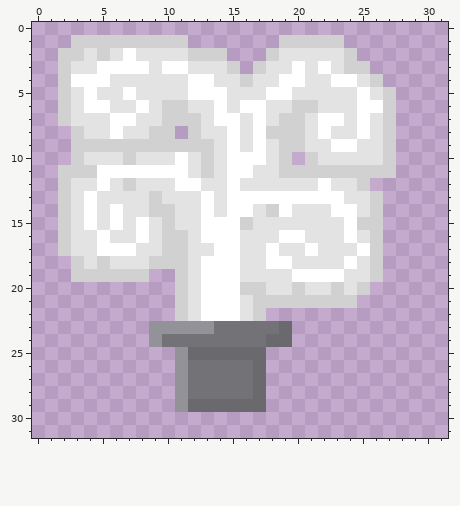
File history of a pixel-art sprite, Images/vapor_icon.png. The picture above is the old version.
The file is 32x32 pixels.
And afterwards:
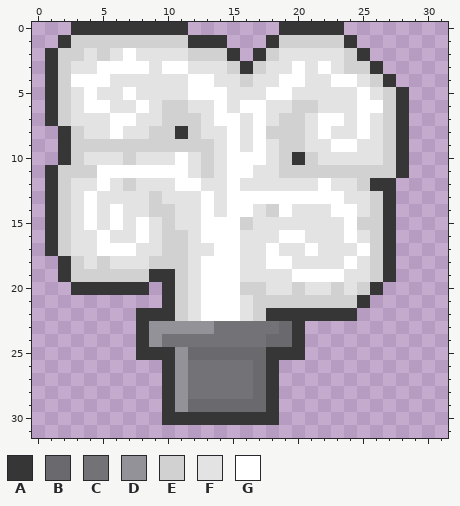
Palette (. is transparent): A #363636  B #6a696d  C #737277  D #939299  E #d1d1d1  F #e3e3e3  G #ffffff
Diff:
Changed rows in their new state; - is an unchanged pixel.
first column x 1:
 0 --AAAAAAAAA-------AAAAA-----
 1 -A---------AAA---A-----A----
 2 A-------------A-A-------A---
 3 A--------------A---------A--
 4 A-------------------------A-
 5 A--------------------------A
 6 A--------------------------A
 7 A--------------------------A
 8 -A--------A----------------A
 9 -A-------------------------A
10 -A-----------------A-------A
11 A--------------------------A
12 A------------------------AA-
13 A-------------------------A-
14 A-------------------------A-
15 A-------------------------A-
16 A-------------------------A-
17 A-------------------------A-
18 -A------------------------A-
19 -A------AA----------------A-
20 --AAAAAA-A---------------A--
21 ---------A--------------A---
22 -------AAA-------AAAAAAA----
23 -------A-----------A--------
24 -------A-----------A--------
25 -------AAA-------AAA--------
26 ---------A-------A----------
27 ---------A-------A----------
28 ---------A-------A----------
29 ---------A-------A----------
30 ---------AAAAAAAAA----------
Boxes around the changes in both pictures, in picture pixels (x1, y1, x2, y2):
added: (45, 22, 409, 425)
